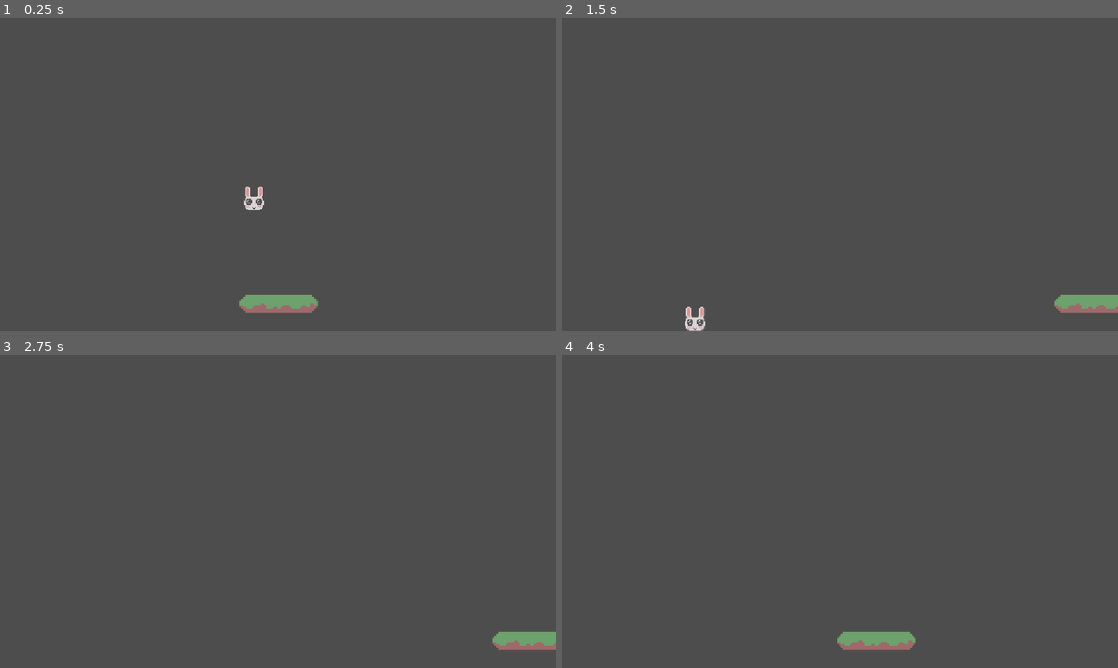
Above: before the commit, frames 1-4 (two rows, left to right).
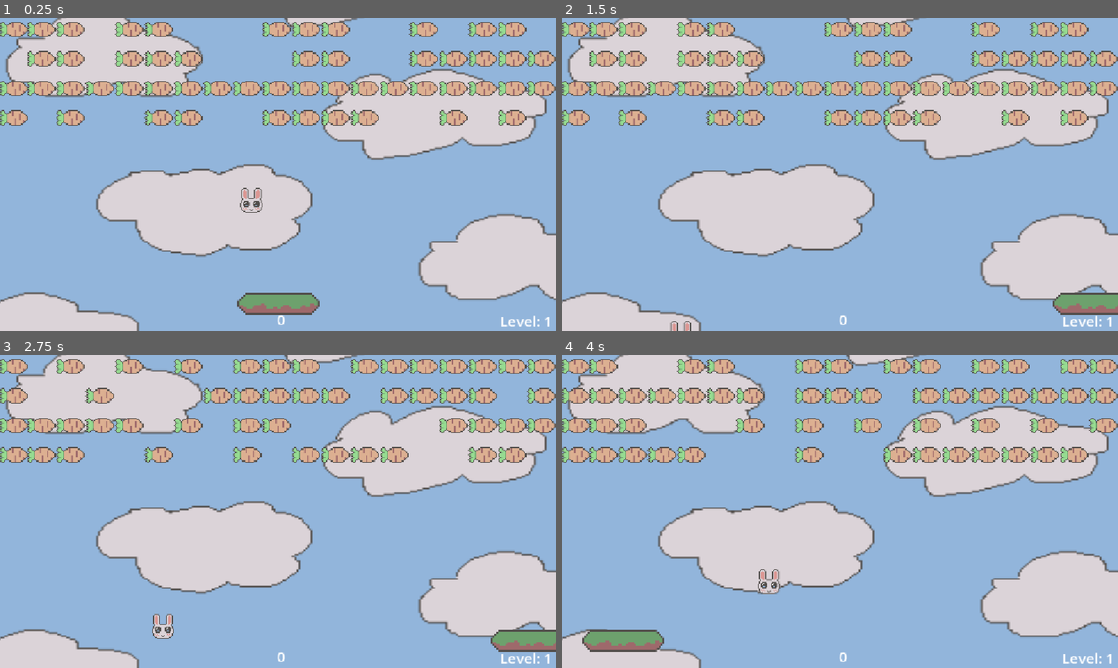
Above: after the commit, the same moments.

Repository: LynnNguyen3219/bunnybreakout
Game: Godot game, scene res://scenes/level.tscn
Two runs of this game, one before a commit and one after it. Both use one fixed random seed, a clock stepped at 60 frames per second and the inputs below.
Inputs (mouse positions are in pixels of both pictures, inside the frame that each line leads up to):
- Up to frame 1 (0.25 s): no input
- Up to frame 2 (1.5 s): tap Enter at 0.5 s; move the mouse to (962, 158) at 0.52 s; hold D (right) 0.53-1.28 s; tap Alt at 0.6 s; click (962, 158) at 0.67 s; move the mouse to (728, 190) at 1.27 s; hold Down from 1.28 s (still down); tap Shift at 1.35 s
- Up to frame 3 (2.75 s): move the mouse to (333, 442) at 2.02 s; release Down at 2.03 s; hold D (right) from 2.03 s (still down); tap Alt at 2.1 s
- Up to frame 4 (4 s): move the mouse to (812, 574) at 2.77 s; release D (right) at 2.78 s; hold Up 2.78-3.53 s; tap Shift at 2.85 s; click (812, 574) at 2.92 s; move the mouse to (1006, 558) at 3.52 s; hold A (left) from 3.53 s (still down); tap Alt at 3.6 s

The runs differ from the first frame. In frame 1, 97% of the frame differs, in the area x 0-100%, y 0-100%; in frame 2, 97%; in frame 3, 97%; in frame 4, 98%.

Commit message:
added carrot mechanics and score keeper

Diff:
--- a/project.godot
+++ b/project.godot
@@ -15,6 +15,10 @@
 config/features=PackedStringArray("4.7", "Mobile")
 config/icon="res://icon.svg"
 
+[autoload]
+
+GameManager="*uid://qal60iyfijdd"
+
 [display]
 
 window/stretch/mode="canvas_items"
@@ -23,6 +27,10 @@
 [editor_plugins]
 
 enabled=PackedStringArray("res://addons/godot_super-wakatime/plugin.cfg")
+
+[global_group]
+
+Brick=""
 
 [input]
 
--- /dev/null
+++ b/scenes/brick.tscn
@@ -0,0 +1,19 @@
+[gd_scene format=3 uid="uid://d06c6emp5kim6"]
+
+[ext_resource type="Script" uid="uid://br5q8bj3ks6eo" path="res://scripts/brick.gd" id="1_0w5h4"]
+[ext_resource type="Texture2D" uid="uid://bpm307k82fmkd" path="res://assets/carrotbrick.png" id="2_7mekc"]
+
+[sub_resource type="CapsuleShape2D" id="CapsuleShape2D_5kcgp"]
+radius = 15.0
+height = 56.0
+
+[node name="Brick" type="RigidBody2D" unique_id=1135041694 groups=["Brick"]]
+gravity_scale = 0.0
+script = ExtResource("1_0w5h4")
+
+[node name="Sprite2D" type="Sprite2D" parent="." unique_id=350284505]
+texture = ExtResource("2_7mekc")
+
+[node name="CollisionShape2D" type="CollisionShape2D" parent="." unique_id=148619075]
+rotation = -1.5707964
+shape = SubResource("CapsuleShape2D_5kcgp")
--- /dev/null
+++ b/scenes/game_manager.tscn
@@ -0,0 +1,26 @@
+[gd_scene format=3 uid="uid://qal60iyfijdd"]
+
+[ext_resource type="Script" uid="uid://bpjs6vrm8okix" path="res://scripts/game_manager.gd" id="1_hwd4i"]
+
+[node name="GameManager" type="Node" unique_id=572077967]
+script = ExtResource("1_hwd4i")
+
+[node name="CanvasLayer" type="CanvasLayer" parent="." unique_id=808329999]
+
+[node name="ScoreLabel" type="Label" parent="CanvasLayer" unique_id=285264384]
+offset_left = 519.0
+offset_top = 603.0
+offset_right = 647.0
+offset_bottom = 645.0
+theme_override_font_sizes/font_size = 30
+text = "0"
+horizontal_alignment = 1
+
+[node name="LevelLabel" type="Label" parent="CanvasLayer" unique_id=2019083165]
+offset_left = 913.0
+offset_top = 606.0
+offset_right = 1144.0
+offset_bottom = 656.0
+theme_override_font_sizes/font_size = 30
+text = "Level: 1"
+horizontal_alignment = 2
--- a/scenes/level.tscn
+++ b/scenes/level.tscn
@@ -2,11 +2,17 @@
 
 [ext_resource type="PackedScene" uid="uid://clwqw3sjdu8ty" path="res://scenes/paddle.tscn" id="1_2q6dc"]
 [ext_resource type="PackedScene" uid="uid://b8mihnqqnacgm" path="res://scenes/ball.tscn" id="1_w7c3h"]
+[ext_resource type="Script" uid="uid://cp3o7tb4g0mhq" path="res://scripts/level.gd" id="1_w8frs"]
+[ext_resource type="Texture2D" uid="uid://k230osdes46v" path="res://assets/background.png" id="4_mx8sn"]
 
 [sub_resource type="RectangleShape2D" id="RectangleShape2D_5kcgp"]
 size = Vector2(20.999962, 1168.7244)
 
+[sub_resource type="RectangleShape2D" id="RectangleShape2D_mx8sn"]
+size = Vector2(1133, 25)
+
 [node name="Level" type="Node2D" unique_id=1215064370]
+script = ExtResource("1_w8frs")
 
 [node name="Ball" parent="." unique_id=1157780291 instance=ExtResource("1_w7c3h")]
 position = Vector2(577, 324)
@@ -33,3 +39,17 @@
 [node name="CollisionShape2D2" type="CollisionShape2D" parent="Walls" unique_id=1915889272]
 position = Vector2(1161, 322)
 shape = SubResource("RectangleShape2D_5kcgp")
+
+[node name="Background" type="Sprite2D" parent="." unique_id=1609552109]
+z_index = -1
+position = Vector2(577.00006, 307)
+scale = Vector2(3.6722531, 3.1214254)
+texture = ExtResource("4_mx8sn")
+
+[node name="Boundary" type="Area2D" parent="." unique_id=1026033725]
+
+[node name="CollisionShape2D" type="CollisionShape2D" parent="Boundary" unique_id=663280970]
+position = Vector2(582, 719)
+shape = SubResource("RectangleShape2D_mx8sn")
+
+[connection signal="body_entered" from="Boundary" to="Ball" method="_on_boundary_body_entered"]
--- a/scripts/ball.gd
+++ b/scripts/ball.gd
@@ -5,6 +5,7 @@
 var is_active = true
 
 func _ready()-> void:
+	speed = speed + (20 * GameManager.level)
 	velocity = Vector2(speed * -1, speed)
 
 func _physics_process(delta: float) -> void:
@@ -13,8 +14,20 @@
 		if collision:
 			velocity = velocity.bounce(collision.get_normal())
 
+			if collision.get_collider().has_method("hit"):
+				collision.get_collider().hit()
+
 		if(velocity.y > 0 and velocity.y < 100):
 			velocity.y = -200
 
 		if velocity.x == 0:
 			velocity.x = -200
+
+
+func gameOver():
+	GameManager.score = 0
+	GameManager.level = 1
+	get_tree().reload_current_scene()
+
+func _on_boundary_body_entered(body: Node2D) -> void:
+	gameOver()
--- /dev/null
+++ b/scripts/brick.gd
@@ -0,0 +1,26 @@
+extends RigidBody2D
+
+# Called when the node enters the scene tree for the first time.
+func _ready() -> void:
+	pass # Replace with function body.
+
+
+# Called every frame. 'delta' is the elapsed time since the previous frame.
+func _process(delta: float) -> void:
+	pass
+
+func hit():
+	GameManager.addPoints(1)
+
+	$Sprite2D.visible = false
+	$CollisionShape2D.disabled = true
+
+	var bricksLeft = get_tree().get_nodes_in_group('Brick')
+	if bricksLeft.size() == 1:
+		get_parent().get_node("Ball").is_active = false
+		await get_tree().create_timer(1).timeout
+		GameManager.level += 1
+		get_tree().reload_current_scene()
+	else:
+		await get_tree().create_timer(1).timeout
+		queue_free()
--- /dev/null
+++ b/scripts/game_manager.gd
@@ -0,0 +1,15 @@
+extends Node
+
+var score = 0
+var level = 1
+
+func addPoints(points):
+	score += points
+
+func _process(delta: float) -> void:
+	$CanvasLayer/ScoreLabel.text = str(score)
+	$CanvasLayer/LevelLabel.text = "Level: "+ str(level)
+
+# Called when the node enters the scene tree for the first time.
+func _ready() -> void:
+	pass # Replace with function body.
--- /dev/null
+++ b/scripts/level.gd
@@ -0,0 +1,25 @@
+extends Node2D
+
+@onready var brickObject = preload ("res://scenes/brick.tscn")
+
+var columns = 32
+var rows = 4
+var margin = 25
+
+# Called when the node enters the scene tree for the first time.
+func _ready() -> void:
+	setupLevel()
+
+func setupLevel():
+
+	for r in rows:
+		for c in columns:
+			var randomNumber = randi_range(0,2)
+			if randomNumber > 0:
+				var newBrick = brickObject.instantiate()
+				add_child(newBrick)
+				newBrick.position = Vector2(margin + (61 * c), margin + (61 * r))
+
+# Called every frame. 'delta' is the elapsed time since the previous frame.
+func _process(delta: float) -> void:
+	pass
Not shown, added: scripts/brick.gd.uid
Not shown, added: scripts/game_manager.gd.uid
Not shown, added: scripts/level.gd.uid
